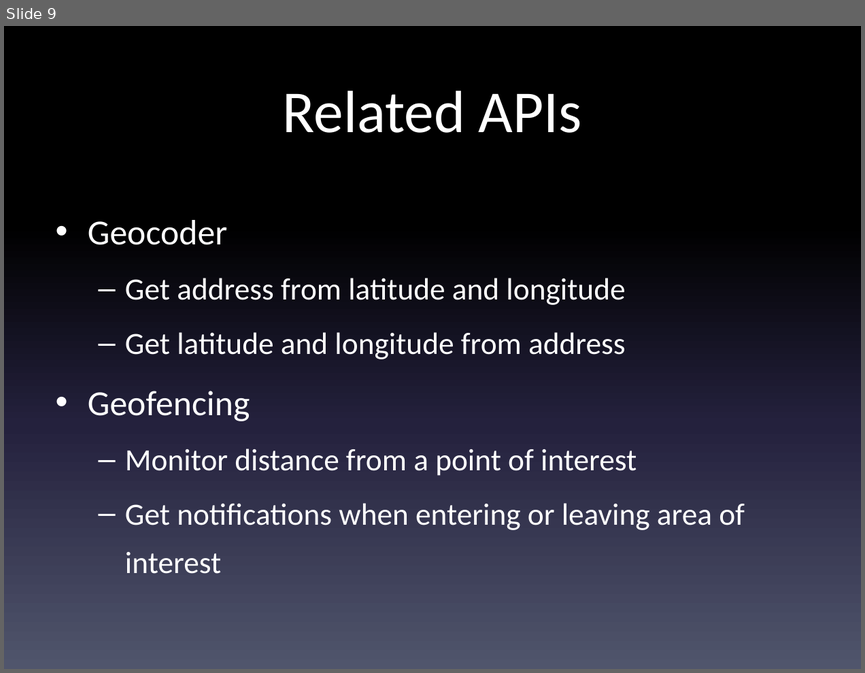
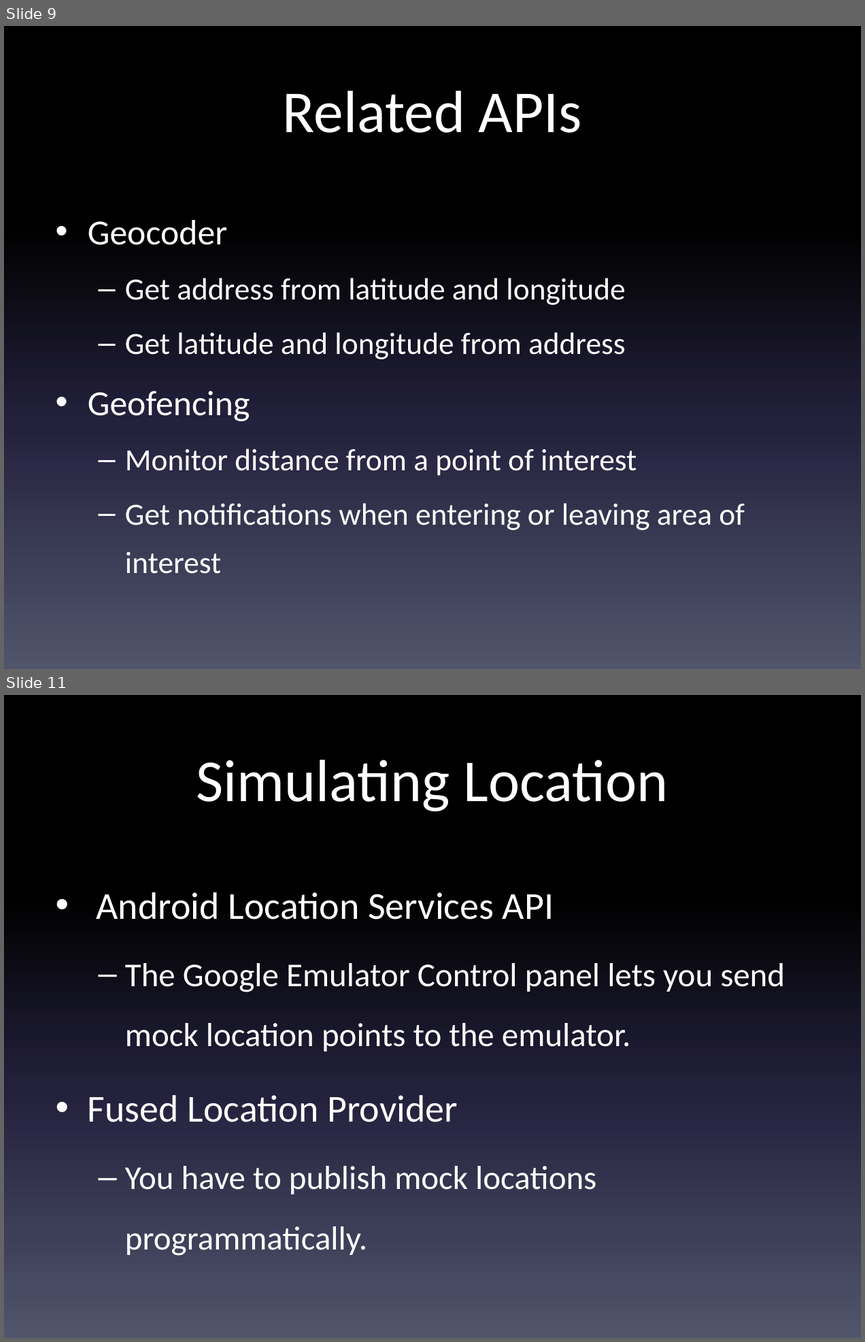
Before and after one commit to LCC-CIT/CS235AM-CourseMaterials, a slide deck: Slides/Wk9Day1-GeolocationOverview.pptx. Shown one above the other, each under a label of ours: slide 9 before the commit, slides 9 and 11 after it; the slides between them are not shown. The pictures are 865x673 and 865x1342 pixels, drawn with LibreOffice and Linux fonts; fonts in the diff are those of the drawing. Boxes give left, top, right and bottom in pixels: in the first picture for what was removed or moved away, otherwise in the second. Text is boxed around its words. In the diff, an @@ line names an element or a change of style, - is before the commit and + after.

```diff
--- a/Slides/Wk9Day1-GeolocationOverview.pptx
+++ b/Slides/Wk9Day1-GeolocationOverview.pptx
@@ slide 11 added at (4, 695, 861, 1338), background gradient #000000 to #24213E to #51566D @@
@@ title added at (196, 760, 668, 811), 50 pt, text #FFFFFF @@
+Simulating Location
@@ text added at (88, 892, 785, 1255), 28 pt, text #FFFFFF @@
+• Android Location Services API
+  – The Google Emulator Control panel lets you send mock location points to the emulator.
+• Fused Location Provider
+  – You have to publish mock locations programmatically.
```
Also in this commit, not shown: 1 slide changed, 1 other slide added, 5 other files.
